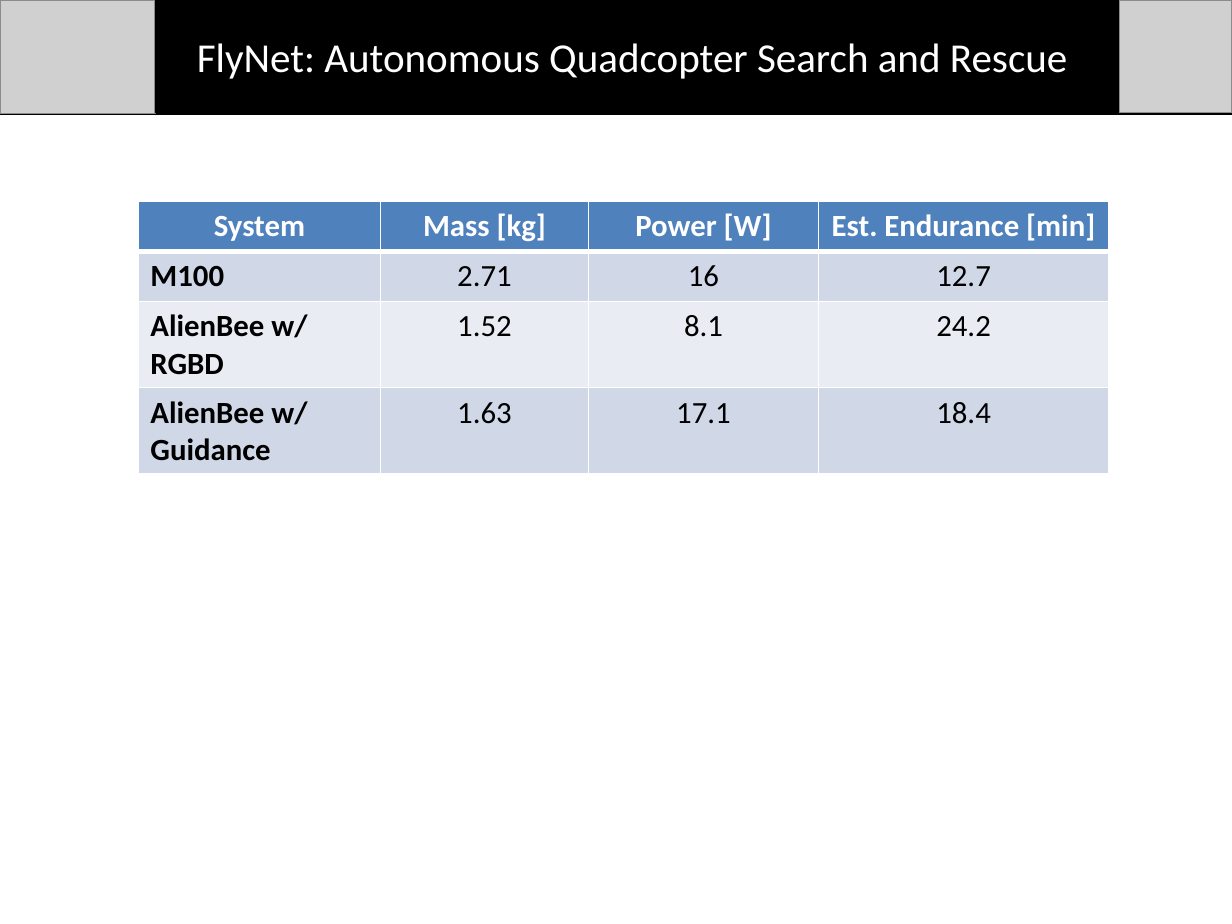
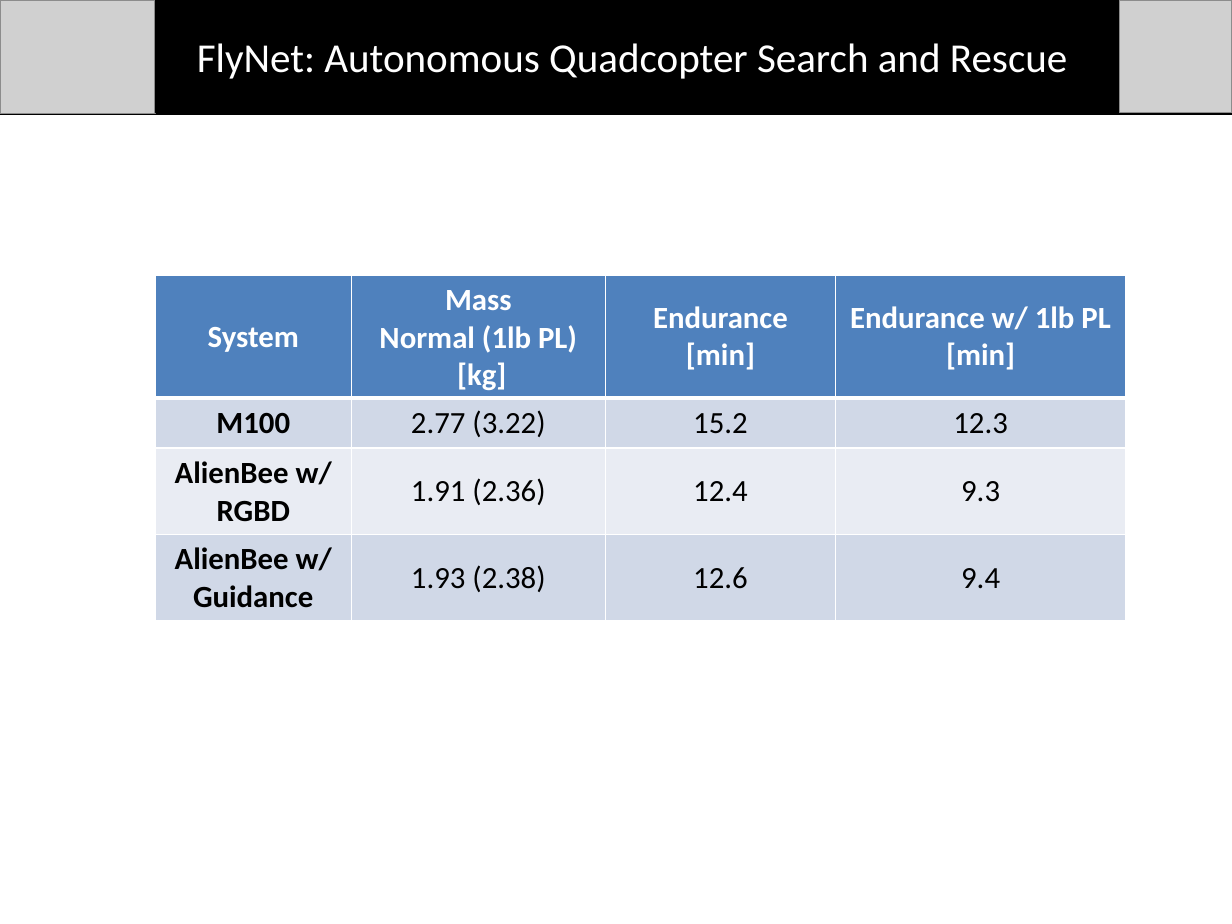
Before and after one commit to dtbinh/FlyNet, a slide deck: slide 4 of Presentations/Mid Semester Review/Individual_Slides/Tyler/Slide template.pptx (slide 1 before the commit). Drawn at 1232x924 pixels with LibreOffice and Linux fonts; fonts in the diff are those of the drawing; grey boxes stand for pictures. Boxes give left, top, right and bottom in pixels: in the first picture for what was removed or moved away, otherwise in the second. Text is boxed around its words. In the diff, an @@ line names an element or a change of style, - is before the commit and + after.

Commit message:
Additions to the code and power budgets for MSR

```diff
--- a/Presentations/Mid Semester Review/Individual_Slides/Tyler/Slide template.pptx
+++ b/Presentations/Mid Semester Review/Individual_Slides/Tyler/Slide template.pptx
@@ table at bbox=[155, 275, 1125, 621] @@
-row 1: System | Mass [kg] | Power [W] | Est. Endurance [min]
+row 1: System | Mass / Normal (1lb PL) / [kg] | Endurance [min] | Endurance w/ 1lb PL [min]
-row 2: M100 | 2.71 | 16 | 12.7
+row 2: M100 | 2.77 (3.22) | 15.2 | 12.3
-row 3: AlienBee w/ RGBD | 1.52 | 8.1 | 24.2
+row 3: AlienBee w/ RGBD | 1.91 (2.36) | 12.4 | 9.3
-row 4: AlienBee w/ Guidance | 1.63 | 17.1 | 18.4
+row 4: AlienBee w/ Guidance | 1.93 (2.38) | 12.6 | 9.4
@@ alignment left to centre @@
@@ table: place and size @@
-table at bbox=[138, 201, 1109, 473]
+table at bbox=[155, 275, 1125, 621]
```
Also in this commit, not shown: 4 slides added, 2 slides removed, 5 other files.
